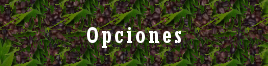
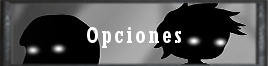
Layer changes from the first (268, 66) image to the second:
added layer "Capa pegada #1" above "..." over [0, 0, 268, 66]
removed layer "Fondo" over [0, 0, 268, 66]
added layer "Capa pegada" over [0, 0, 268, 66]
